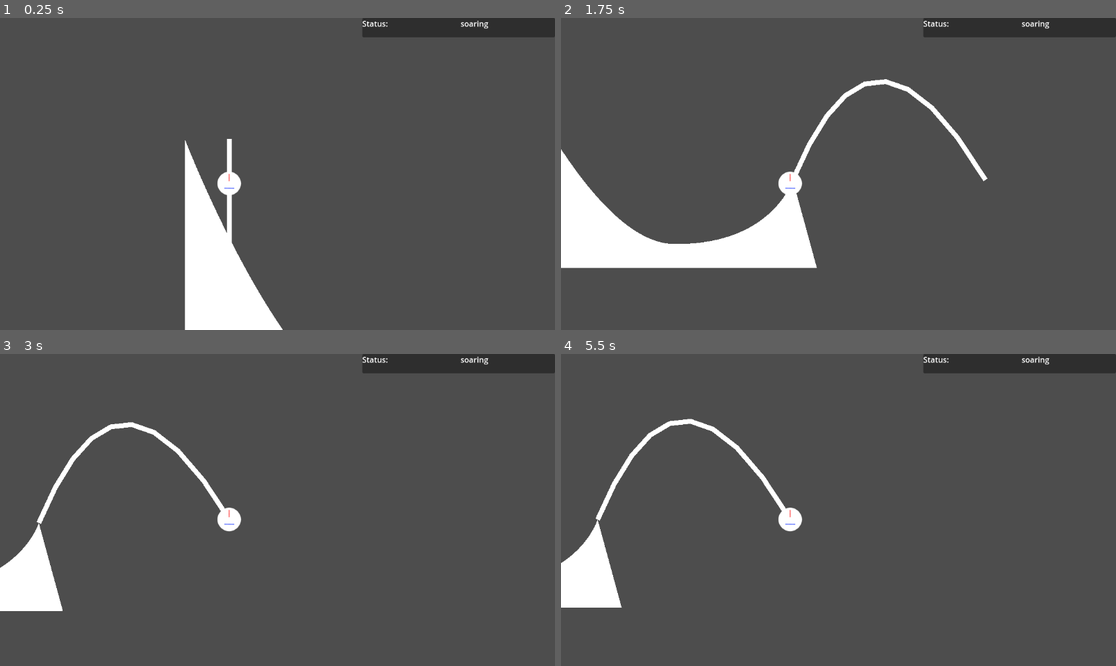
Above: before the commit, frames 1-4 (two rows, left to right).
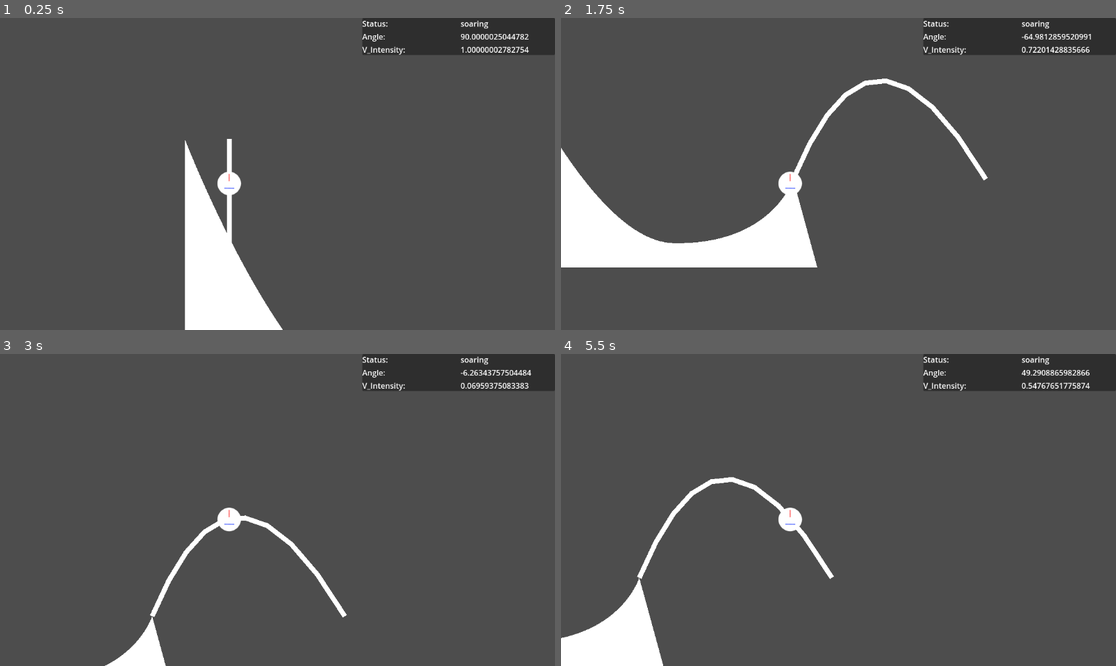
Above: after the commit, the same moments.

Repository: LettucePie/gwj-62-harvest
Game: Godot game, scene res://testing/test_zone.tscn
Two runs of this game, one before a commit and one after it. Both use one fixed random seed, a clock stepped at 60 frames per second and the inputs below.
Inputs:
- Up to frame 1 (0.25 s): no input
- Up to frame 2 (1.75 s): tap Enter (ui_accept) at 0.5, 0.77, 1.52 s; hold Up (ui_up) 0.53-1.28 s; hold Down (ui_down) from 1.28 s (still down)
- Up to frame 3 (3 s): release Down (ui_down) at 2.03 s; hold Up (ui_up) from 2.03 s (still down)
- Up to frame 4 (5.5 s): tap Enter (ui_accept) at 3.02, 3.77, 4.52 s; release Up (ui_up) at 3.53 s; hold Down (ui_down) from 3.53 s (still down)

The runs differ from the first frame. In frame 1, 1.9% of the frame differs, in the area x 65-100%, y 5-12%; in frame 2, 2.5%; in frame 3, 6.2%; in frame 4, 8.2%, in the area x 0-100%, y 5-100%.

Commit message:
re-added angle and vertical intensity for gravity

Diff:
--- a/gameplay/launch.tscn
+++ b/gameplay/launch.tscn
@@ -3,6 +3,7 @@
 [ext_resource type="Script" path="res://levels/launch.gd" id="1_dokuq"]
 
 [sub_resource type="Curve2D" id="Curve2D_wcuk1"]
+bake_interval = 10.0
 
 [node name="launch" type="Path2D"]
 curve = SubResource("Curve2D_wcuk1")
--- a/gameplay/player_follow.gd
+++ b/gameplay/player_follow.gd
@@ -16,7 +16,10 @@
 var current_ramp : RampPath = null
 var launched_ramps : Array = []
 var status = "soaring"
+var angle : float
+var vert_intensity : float
 var speed_stage : int = 1
+var soaring_arc : Curve2D
 
 
 func _ready():
@@ -27,6 +30,7 @@
 	var new_arc = Curve2D.new()
 	new_arc.add_point(self.position)
 	new_arc.add_point(self.position + Vector2(0, 600))
+	soaring_arc = new_arc
 	emit_signal("launch_curve", new_arc)
 	emit_signal("parent_launch", self)
 
@@ -49,9 +53,7 @@
 func riding(deltatime):
 	if status != "riding":
 		status = "riding"
-	var prev_progress = clamp(progress - 2, 0.0, progress + 20)
-	var prev_path_pos = current_ramp.curve.sample_baked(prev_progress)
-	var current_path_pos = current_ramp.curve.sample_baked(progress)
+	calculate_angle()
 	if Input.is_action_just_pressed("ui_up"):
 		speed_stage = clamp(speed_stage + 1, 0, 3)
 	if Input.is_action_just_pressed("ui_down"):
@@ -60,6 +62,18 @@
 	predict_soar()
 	if progress_ratio >= 0.98:
 		launch()
+
+
+func calculate_angle():
+	if get_parent() is Path2D:
+		var curve = get_parent().curve
+		var prev_progress = clamp(progress - 2, 0.0, progress + 20)
+		var prev_path_pos = curve.sample_baked(prev_progress)
+		var next_progress = clamp(progress + 2, progress, progress + 20)
+		var next_path_pos = curve.sample_baked(next_progress)
+		var direction = prev_path_pos.direction_to(next_path_pos)
+		angle = direction.angle()
+		vert_intensity = abs(angle) / abs(PI / 2.0)
 
 
 func predict_soar():
@@ -76,19 +90,13 @@
 		)
 	var point_c = point_b + (dir.rotated(adjust_angle) * (soar * 0.33))
 	var new_arc = Curve2D.new()
-#	var coords = PackedVector2Array()
-#	for i in 7:
-#		coords.append(point_a.bezier_interpolate(point_b, point_c, point_d, float(i) / 7.0))
-#	new_arc.add_point(coords[0], Vector2.ZERO, coords[0].direction_to(coords[1]))
-#	new_arc.add_point(coords[2], coords[2].direction_to(coords[1]), coords[2].direction_to(coords[3]))
-#	new_arc.add_point(coords[4], coords[4].direction_to(coords[3]), coords[4].direction_to(coords[5]))
-#	new_arc.add_point(coords[6], coords[6].direction_to(coords[5]), Vector2.ZERO)
 	for i in 10:
 		new_arc.add_point(
 			point_a.bezier_interpolate(point_b, point_c, point_d, float(i) / 9.0),
 			Vector2.ZERO,
 			Vector2.ZERO
 		)
+	soaring_arc = new_arc
 	emit_signal("launch_curve", new_arc)
 
 
@@ -102,7 +110,11 @@
 func soaring(deltatime):
 	if status != "soaring":
 		status = "soaring"
-	progress += SPEED_STAGES[speed_stage]
+	calculate_angle()
+	var weighted_speed = SPEED_STAGES[speed_stage] * vert_intensity
+	if vert_intensity == 0:
+		weighted_speed = SPEED_STAGES[speed_stage]
+	progress += weighted_speed
 
 
 func _on_area_2d_area_entered(area):
--- a/gameplay/ui/testing_ui.gd
+++ b/gameplay/ui/testing_ui.gd
@@ -14,3 +14,5 @@
 
 func update_labels():
 	$Panel/VBoxContainer/status_container/status.text = str(player.status)
+	$Panel/VBoxContainer/angle_container/angle.text = str(rad_to_deg(player.angle))
+	$Panel/VBoxContainer/vert_container/vert.text = str(player.vert_intensity)
--- a/gameplay/ui/testing_ui.tscn
+++ b/gameplay/ui/testing_ui.tscn
@@ -37,3 +37,31 @@
 layout_mode = 2
 text = "0000"
 clip_text = true
+
+[node name="angle_container" type="HBoxContainer" parent="Panel/VBoxContainer"]
+layout_mode = 2
+
+[node name="angle_label" type="Label" parent="Panel/VBoxContainer/angle_container"]
+custom_minimum_size = Vector2(200, 0)
+layout_mode = 2
+text = "Angle: "
+
+[node name="angle" type="Label" parent="Panel/VBoxContainer/angle_container"]
+custom_minimum_size = Vector2(150, 0)
+layout_mode = 2
+text = "0000"
+clip_text = true
+
+[node name="vert_container" type="HBoxContainer" parent="Panel/VBoxContainer"]
+layout_mode = 2
+
+[node name="vert_label" type="Label" parent="Panel/VBoxContainer/vert_container"]
+custom_minimum_size = Vector2(200, 0)
+layout_mode = 2
+text = "V_Intensity: "
+
+[node name="vert" type="Label" parent="Panel/VBoxContainer/vert_container"]
+custom_minimum_size = Vector2(150, 0)
+layout_mode = 2
+text = "0000"
+clip_text = true
